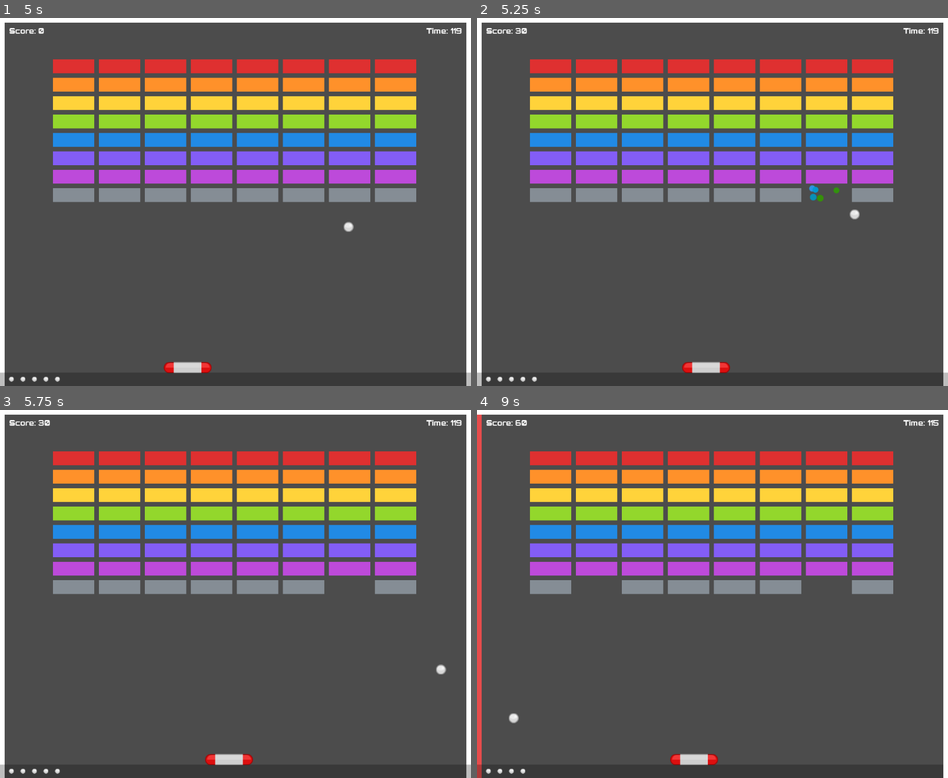
Above: before the commit, frames 1-4 (two rows, left to right).
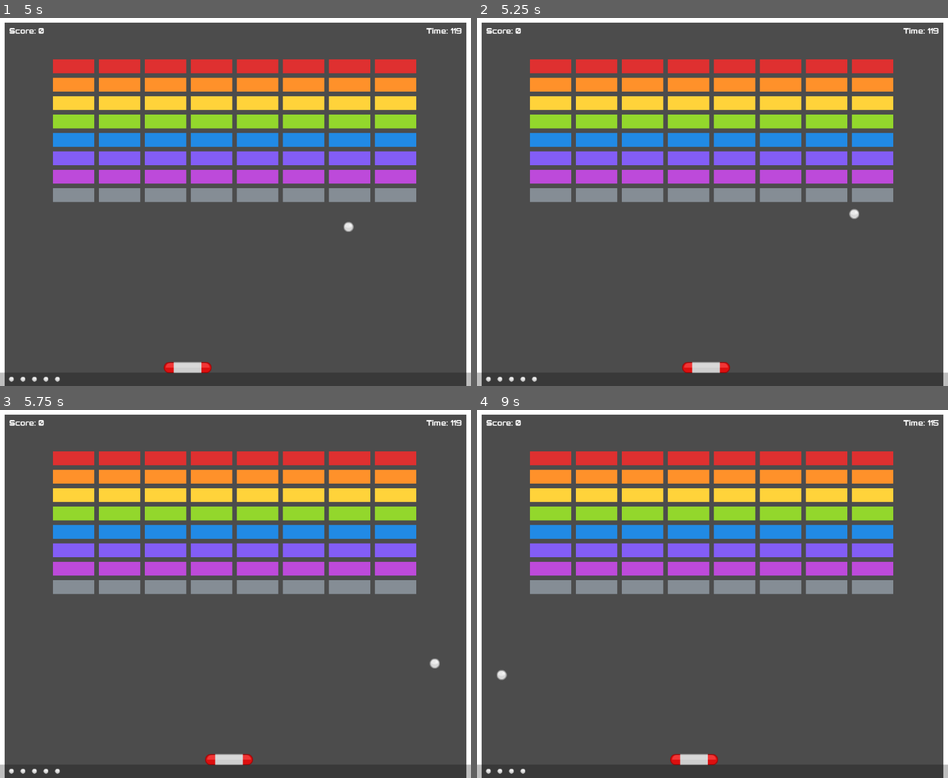
Above: after the commit, the same moments.

Repository: zachbaker55/Exercise-03b-Tweening-and-Screen-Shake
Game: Godot game, scene res://Game.tscn
Same seed, same stepped clock (60 frames per second), same inputs: the game is played once before the commit and once after it. The project has no main scene, so this scene is started directly.
Inputs (mouse positions are in pixels of both pictures, inside the frame that each line leads up to):
- Up to frame 1 (5 s): tap Enter at 0.5, 2, 3.5 s; move the mouse to (259, 202) at 0.52 s; tap Space at 1.25, 2.75 s; move the mouse to (211, 202) at 1.27 s; move the mouse to (244, 194) at 2.02 s; move the mouse to (230, 209) at 2.77 s; move the mouse to (268, 205) at 3.52 s; move the mouse to (197, 198) at 4.27 s
- Up to frame 2 (5.25 s): move the mouse to (717, 202) at 5.02 s
- Up to frame 3 (5.75 s): no input
- Up to frame 4 (9 s): move the mouse to (693, 586) at 5.77 s; move the mouse to (736, 594) at 6.52 s; move the mouse to (688, 594) at 7.27 s; move the mouse to (721, 586) at 8.02 s; move the mouse to (707, 601) at 8.77 s

Frame 1 is identical in both runs. In frame 2, 0.4% of the frame differs, in the area x 8-82%, y 2-55%; in frame 3, 0.5%; in frame 4, 1.8%, in the area x 0-100%, y 1-100%.
Error after the commit: Invalid call to function 'hit' in base 'StaticBody2D (Brick.gd)'. Expected 0 arguments. (res://Ball/Ball.gd:30)

Commit message:
Update Ball.gd

Diff:
--- a/Ball/Ball.gd
+++ b/Ball/Ball.gd
@@ -27,7 +27,7 @@
 
 func _on_Ball_body_entered(body):
 	if body.has_method("hit"):
-		body.hit()
+		body.hit(self)
 		accelerate = true
 
 func _integrate_forces(state):
